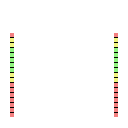
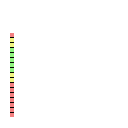
Before/after of a 128 × 128 layered artwork. What changed in the layer stack:
hid "Layer 3" over bbox(114, 33, 118, 117)
